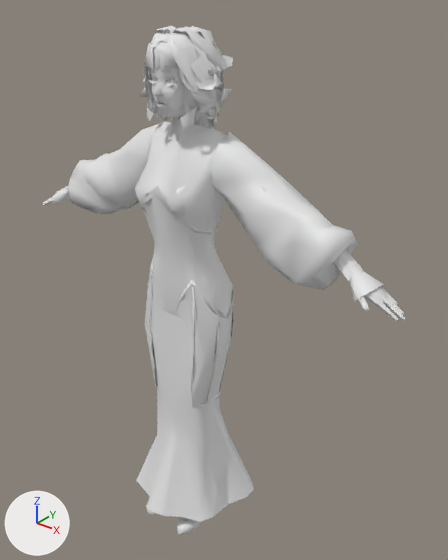
Two versions of the FBX model esplora-unity/Assets/Resources/Modelli/DonnaRuby/DonnaRuby.fbx, one commit apart.
Camera for both pictures: a 50 mm camera at (1.271, -1.36, 1.881) aimed at (0.075, 0.135, 0.954). Arrows for +X, +Y and +Z are at lower left; the lights stay in place. The picture after the commit comes second. Where no turn or scale is listed for an object, it has been applied to the vertices. Vertices at exactly the same position are counted once.
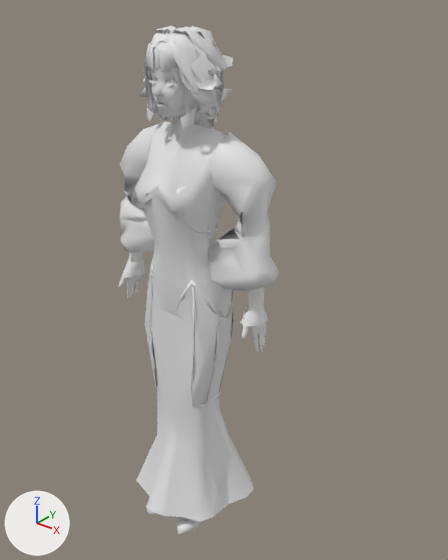
Where the change shows, as pixel boxes [x1, y1, x2, y2] in the pictures (448 x 560 px; the box of a moved part takes in the faces that stretch with it):
'Object_6', reshaped (52% narrower)
    before: [51, 117, 384, 522]
    after: [120, 117, 279, 522]
'Object_4', reshaped (58% narrower)
    before: [43, 64, 405, 441]
    after: [118, 64, 270, 441]
part 1 of me_object_0, moved or reshaped
    before: [351, 288, 404, 321]
    after: [242, 308, 266, 352]
part 2 of me_object_0, moved or reshaped
    before: [349, 267, 405, 320]
    after: [242, 298, 267, 353]
part 3 of me_object_0, added
    after: [119, 253, 140, 287]
part 4 of me_object_0, added
    after: [120, 258, 143, 298]
part 5 of me_object_0, deleted
    before: [43, 186, 68, 204]
part 6 of me_object_0, moved or reshaped (mostly hidden)
    before: [161, 102, 355, 360]
    after: [133, 102, 270, 360]
part 7 of me_object_1, moved or reshaped
    before: [350, 270, 384, 302]
    after: [240, 305, 268, 327]
part 8 of me_object_1, moved or reshaped (not visible before)
    after: [131, 253, 142, 261]
part 9 of me_object_1, moved or reshaped
    before: [51, 188, 70, 204]
    after: [121, 259, 147, 278]
part 10 of me_object_1, moved or reshaped
    before: [332, 249, 363, 281]
    after: [248, 287, 264, 305]
part 11 of me_object_1, moved or reshaped
    before: [67, 122, 357, 290]
    after: [120, 122, 279, 303]

The edits, one by one:
me_object_1 is used by ob_object_6; location (0.0, 0.0, 0.0).
me_object_1 had 952 vertices, 1035 faces and spanned x -0.668..0.671, y -0.198..0.258, z 0.076..1.541.
me_object_1 now has 955 vertices, 1035 faces and spans x -0.335..0.332, y -0.198..0.258, z 0.076..1.541.
me_object_1 part 7: the loose piece of 13 vertices spanning x 0.59..0.671, y -0.017..0.098, z 1.108..1.179 is turned 52 degrees about the y axis through its middle, then moved by (-0.352, 0.0, -0.209).
me_object_1 part 8: the loose piece of 11 vertices spanning x -0.618..-0.505, y 0.026..0.09, z 1.135..1.225 is turned -52 degrees about the y axis through its middle, then moved by (0.297, 0.0, -0.169).
me_object_1 part 9: the loose piece of 15 vertices spanning x -0.668..-0.589, y -0.013..0.1, z 1.102..1.176 is turned -52 degrees about the y axis through its middle, then moved by (0.355, 0.0, -0.206).
me_object_1 part 10: the loose piece of 12 vertices spanning x 0.513..0.616, y 0.021..0.086, z 1.137..1.214 is turned 52 degrees about the y axis through its middle, then moved by (-0.301, 0.0, -0.169).
me_object_1 part 11: 11 vertices moved from x -0.431..0.253, y 0.008..0.11, z 1.24..1.435 to x -0.287..0.239, y 0.005..0.126, z 1.18..1.433; 144 vertices removed from x -0.575..0.578, y -0.045..0.156, z 1.078..1.422; 202 vertices added at x -0.335..0.332, y -0.045..0.156, z 0.97..1.419.
Other edits to the shape of me_object_1 do not show in these pictures.
me_object_0 is used by ob_object_4; location (0.0, 0.0, 0.0).
me_object_0 had 1930 vertices, 2820 faces and spanned x -0.75..0.75, y -0.13..0.15, z 0.0..1.74.
me_object_0 now has 1928 vertices, 2821 faces and spans x -0.3..0.3, y -0.13..0.15, z 0.0..1.74.
me_object_0 part 1: the loose piece of 99 vertices spanning x 0.57..0.75, y -0.03..0.09, z 1.08..1.17 is turned 52 degrees about the y axis through its middle, then moved by (-0.38, 0.0, -0.23).
me_object_0 part 2: the loose piece of 115 vertices spanning x 0.58..0.75, y -0.03..0.09, z 1.08..1.18 is turned 52 degrees about the y axis through its middle, then moved by (-0.38, 0.0, -0.23).
me_object_0 part 3: a new loose piece of 115 vertices spanning x -0.3..-0.26, y -0.03..0.09, z 0.8..0.99, in mat_ruby_body (its picture is missing).
me_object_0 part 4: a new loose piece of 99 vertices spanning x -0.3..-0.25, y -0.03..0.09, z 0.8..0.99, in mat_ruby_body (its picture is missing).
me_object_0 part 5: the loose piece of 115 vertices spanning x -0.75..-0.58, y -0.03..0.09, z 1.08..1.18 is deleted.
me_object_0 part 6: 22 vertices moved from x -0.32..0.44, y -0.05..0.1, z 1.28..1.62 to x -0.28..0.29, y -0.05..0.11, z 1.28..1.62; 155 vertices removed from x -0.6..0.6, y -0.03..0.12, z 0.64..1.74; 169 vertices added at x -0.29..0.29, y -0.02..0.12, z 0.66..1.74.
Other edits to the shape of me_object_0 do not show in these pictures.
